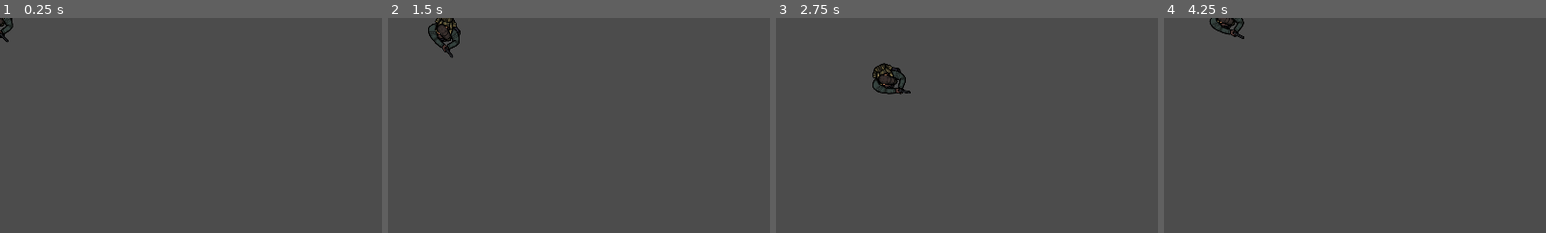
Above: before the commit, frames 1-4 (left to right).
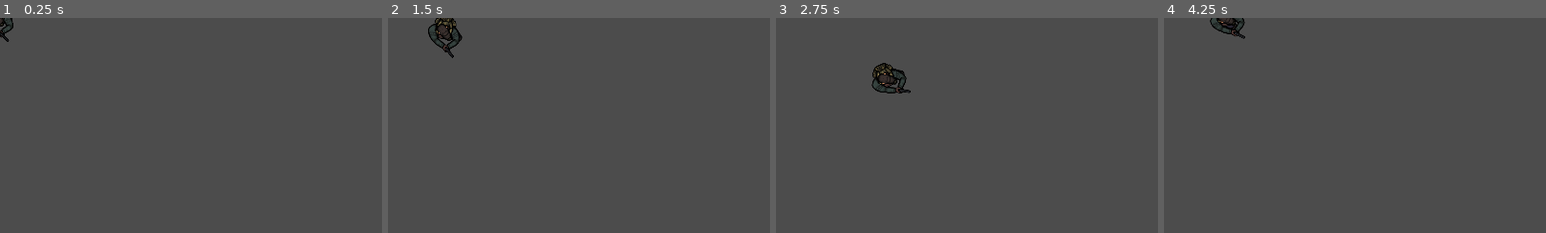
Above: after the commit, the same moments.

Repository: Gui-dev/topdownshooter
Game: Godot game, scene res://scenes/player/player.tscn
Two runs of this game, one before a commit and one after it. Both use one fixed random seed, a clock stepped at 60 frames per second and the inputs below. The project has no main scene, so this scene is started directly.
Inputs (mouse positions are % of the whole screen's width and height, from its top left):
- Up to frame 1 (0.25 s): no input
- Up to frame 2 (1.5 s): tap Enter at 0.5 s; move the mouse to (72, 45) at 0.52 s; hold Right (ui_right) 0.53-1.28 s; move the mouse to (30, 55) at 1.27 s; hold Down (ui_down) from 1.28 s (still down)
- Up to frame 3 (2.75 s): move the mouse to (60, 28) at 2.02 s; release Down (ui_down) at 2.03 s; hold Right (ui_right) from 2.03 s (still down)
- Up to frame 4 (4.25 s): move the mouse to (45, 70) at 2.77 s; release Right (ui_right) at 2.78 s; hold Up (ui_up) 2.78-3.53 s; move the mouse to (80, 65) at 3.52 s; hold Left (ui_left) from 3.53 s (still down)
The pictures show only the part of the screen within x 0-50%, y 0-50%; the shares and areas given below are measured in that part.

The runs differ from the first frame. In frame 1, less than 0.1% of the frame differs, in the area x 0-4%, y 0-12%; in frame 2, 0.3%; in frame 3, 0.3%, in the area x 25-36%, y 20-36%; in frame 4, 0.2%.

Commit message:
feat: add helper function _animations

Diff:
--- a/scenes/player/player.tscn
+++ b/scenes/player/player.tscn
@@ -1,11 +1,221 @@
-[gd_scene load_steps=5 format=2]
+[gd_scene load_steps=82 format=2]
 
 [ext_resource path="res://assets/characters/player/feet/idle/survivor-idle_0.png" type="Texture" id=1]
 [ext_resource path="res://assets/characters/player/handgun/idle/survivor-idle_handgun_0.png" type="Texture" id=2]
 [ext_resource path="res://scripts/player/player.gd" type="Script" id=3]
+[ext_resource path="res://assets/characters/player/feet/walk/survivor-walk_7.png" type="Texture" id=4]
+[ext_resource path="res://assets/characters/player/feet/walk/survivor-walk_6.png" type="Texture" id=5]
+[ext_resource path="res://assets/characters/player/feet/walk/survivor-walk_4.png" type="Texture" id=6]
+[ext_resource path="res://assets/characters/player/feet/walk/survivor-walk_0.png" type="Texture" id=7]
+[ext_resource path="res://assets/characters/player/feet/walk/survivor-walk_2.png" type="Texture" id=8]
+[ext_resource path="res://assets/characters/player/feet/walk/survivor-walk_5.png" type="Texture" id=9]
+[ext_resource path="res://assets/characters/player/feet/walk/survivor-walk_3.png" type="Texture" id=10]
+[ext_resource path="res://assets/characters/player/feet/walk/survivor-walk_9.png" type="Texture" id=11]
+[ext_resource path="res://assets/characters/player/feet/walk/survivor-walk_1.png" type="Texture" id=12]
+[ext_resource path="res://assets/characters/player/feet/walk/survivor-walk_12.png" type="Texture" id=13]
+[ext_resource path="res://assets/characters/player/feet/walk/survivor-walk_11.png" type="Texture" id=14]
+[ext_resource path="res://assets/characters/player/feet/walk/survivor-walk_14.png" type="Texture" id=15]
+[ext_resource path="res://assets/characters/player/feet/walk/survivor-walk_17.png" type="Texture" id=16]
+[ext_resource path="res://assets/characters/player/feet/walk/survivor-walk_8.png" type="Texture" id=17]
+[ext_resource path="res://assets/characters/player/feet/walk/survivor-walk_10.png" type="Texture" id=18]
+[ext_resource path="res://assets/characters/player/feet/walk/survivor-walk_18.png" type="Texture" id=19]
+[ext_resource path="res://assets/characters/player/feet/walk/survivor-walk_13.png" type="Texture" id=20]
+[ext_resource path="res://assets/characters/player/feet/walk/survivor-walk_15.png" type="Texture" id=21]
+[ext_resource path="res://assets/characters/player/feet/walk/survivor-walk_16.png" type="Texture" id=22]
+[ext_resource path="res://assets/characters/player/feet/walk/survivor-walk_19.png" type="Texture" id=23]
+[ext_resource path="res://assets/characters/player/handgun/idle/survivor-idle_handgun_15.png" type="Texture" id=24]
+[ext_resource path="res://assets/characters/player/handgun/idle/survivor-idle_handgun_17.png" type="Texture" id=25]
+[ext_resource path="res://assets/characters/player/handgun/idle/survivor-idle_handgun_16.png" type="Texture" id=26]
+[ext_resource path="res://assets/characters/player/handgun/idle/survivor-idle_handgun_10.png" type="Texture" id=27]
+[ext_resource path="res://assets/characters/player/handgun/idle/survivor-idle_handgun_5.png" type="Texture" id=28]
+[ext_resource path="res://assets/characters/player/handgun/idle/survivor-idle_handgun_1.png" type="Texture" id=29]
+[ext_resource path="res://assets/characters/player/handgun/idle/survivor-idle_handgun_18.png" type="Texture" id=30]
+[ext_resource path="res://assets/characters/player/handgun/idle/survivor-idle_handgun_19.png" type="Texture" id=31]
+[ext_resource path="res://assets/characters/player/handgun/idle/survivor-idle_handgun_6.png" type="Texture" id=32]
+[ext_resource path="res://assets/characters/player/handgun/idle/survivor-idle_handgun_7.png" type="Texture" id=33]
+[ext_resource path="res://assets/characters/player/handgun/idle/survivor-idle_handgun_2.png" type="Texture" id=34]
+[ext_resource path="res://assets/characters/player/handgun/idle/survivor-idle_handgun_3.png" type="Texture" id=35]
+[ext_resource path="res://assets/characters/player/handgun/idle/survivor-idle_handgun_14.png" type="Texture" id=36]
+[ext_resource path="res://assets/characters/player/handgun/idle/survivor-idle_handgun_8.png" type="Texture" id=37]
+[ext_resource path="res://assets/characters/player/handgun/idle/survivor-idle_handgun_11.png" type="Texture" id=38]
+[ext_resource path="res://assets/characters/player/handgun/idle/survivor-idle_handgun_4.png" type="Texture" id=39]
+[ext_resource path="res://assets/characters/player/handgun/idle/survivor-idle_handgun_9.png" type="Texture" id=40]
+[ext_resource path="res://assets/characters/player/handgun/idle/survivor-idle_handgun_13.png" type="Texture" id=41]
+[ext_resource path="res://assets/characters/player/handgun/idle/survivor-idle_handgun_12.png" type="Texture" id=42]
+[ext_resource path="res://assets/characters/player/handgun/move/survivor-move_handgun_13.png" type="Texture" id=43]
+[ext_resource path="res://assets/characters/player/handgun/move/survivor-move_handgun_2.png" type="Texture" id=44]
+[ext_resource path="res://assets/characters/player/handgun/move/survivor-move_handgun_1.png" type="Texture" id=45]
+[ext_resource path="res://assets/characters/player/handgun/move/survivor-move_handgun_8.png" type="Texture" id=46]
+[ext_resource path="res://assets/characters/player/handgun/move/survivor-move_handgun_0.png" type="Texture" id=47]
+[ext_resource path="res://assets/characters/player/handgun/move/survivor-move_handgun_6.png" type="Texture" id=48]
+[ext_resource path="res://assets/characters/player/handgun/move/survivor-move_handgun_5.png" type="Texture" id=49]
+[ext_resource path="res://assets/characters/player/handgun/move/survivor-move_handgun_3.png" type="Texture" id=50]
+[ext_resource path="res://assets/characters/player/handgun/move/survivor-move_handgun_4.png" type="Texture" id=51]
+[ext_resource path="res://assets/characters/player/handgun/move/survivor-move_handgun_9.png" type="Texture" id=52]
+[ext_resource path="res://assets/characters/player/handgun/move/survivor-move_handgun_7.png" type="Texture" id=53]
+[ext_resource path="res://assets/characters/player/handgun/move/survivor-move_handgun_15.png" type="Texture" id=54]
+[ext_resource path="res://assets/characters/player/handgun/move/survivor-move_handgun_11.png" type="Texture" id=55]
+[ext_resource path="res://assets/characters/player/handgun/move/survivor-move_handgun_10.png" type="Texture" id=56]
+[ext_resource path="res://assets/characters/player/handgun/move/survivor-move_handgun_12.png" type="Texture" id=57]
+[ext_resource path="res://assets/characters/player/handgun/move/survivor-move_handgun_14.png" type="Texture" id=58]
+[ext_resource path="res://assets/characters/player/handgun/move/survivor-move_handgun_17.png" type="Texture" id=59]
+[ext_resource path="res://assets/characters/player/handgun/move/survivor-move_handgun_16.png" type="Texture" id=60]
+[ext_resource path="res://assets/characters/player/handgun/move/survivor-move_handgun_18.png" type="Texture" id=61]
+[ext_resource path="res://assets/characters/player/handgun/move/survivor-move_handgun_19.png" type="Texture" id=62]
 
 [sub_resource type="CircleShape2D" id=1]
 radius = 36.3456
+
+[sub_resource type="Animation" id=2]
+length = 0.001
+tracks/0/type = "value"
+tracks/0/path = NodePath(".:texture")
+tracks/0/interp = 1
+tracks/0/loop_wrap = true
+tracks/0/imported = false
+tracks/0/enabled = true
+tracks/0/keys = {
+"times": PoolRealArray( 0 ),
+"transitions": PoolRealArray( 1 ),
+"update": 0,
+"values": [ ExtResource( 1 ) ]
+}
+
+[sub_resource type="Animation" id=3]
+resource_name = "idle"
+length = 0.1
+tracks/0/type = "value"
+tracks/0/path = NodePath(".:texture")
+tracks/0/interp = 1
+tracks/0/loop_wrap = true
+tracks/0/imported = false
+tracks/0/enabled = true
+tracks/0/keys = {
+"times": PoolRealArray( 0 ),
+"transitions": PoolRealArray( 1 ),
+"update": 1,
+"values": [ ExtResource( 1 ) ]
+}
+
+[sub_resource type="Animation" id=4]
+resource_name = "walk"
+length = 0.6
+loop = true
+step = 0.03
+tracks/0/type = "value"
+tracks/0/path = NodePath(".:texture")
+tracks/0/interp = 1
+tracks/0/loop_wrap = true
+tracks/0/imported = false
+tracks/0/enabled = true
+tracks/0/keys = {
+"times": PoolRealArray( 0, 0.03, 0.06, 0.09, 0.12, 0.15, 0.18, 0.21, 0.24, 0.27, 0.3, 0.33, 0.36, 0.39, 0.42, 0.45, 0.48, 0.51, 0.54, 0.57 ),
+"transitions": PoolRealArray( 1, 1, 1, 1, 1, 1, 1, 1, 1, 1, 1, 1, 1, 1, 1, 1, 1, 1, 1, 1 ),
+"update": 1,
+"values": [ ExtResource( 7 ), ExtResource( 12 ), ExtResource( 8 ), ExtResource( 10 ), ExtResource( 6 ), ExtResource( 9 ), ExtResource( 5 ), ExtResource( 4 ), ExtResource( 17 ), ExtResource( 11 ), ExtResource( 18 ), ExtResource( 14 ), ExtResource( 13 ), ExtResource( 20 ), ExtResource( 15 ), ExtResource( 21 ), ExtResource( 22 ), ExtResource( 16 ), ExtResource( 19 ), ExtResource( 23 ) ]
+}
+
+[sub_resource type="AnimationNodeAnimation" id=8]
+animation = "idle"
+
+[sub_resource type="AnimationNodeAnimation" id=9]
+animation = "walk"
+
+[sub_resource type="AnimationNodeAnimation" id=10]
+animation = "walk"
+
+[sub_resource type="AnimationNodeAnimation" id=11]
+animation = "walk"
+
+[sub_resource type="AnimationNodeAnimation" id=12]
+animation = "walk"
+
+[sub_resource type="AnimationNodeBlendSpace2D" id=13]
+blend_point_0/node = SubResource( 8 )
+blend_point_0/pos = Vector2( 0, 0 )
+blend_point_1/node = SubResource( 9 )
+blend_point_1/pos = Vector2( 1, 0 )
+blend_point_2/node = SubResource( 10 )
+blend_point_2/pos = Vector2( -1, 0 )
+blend_point_3/node = SubResource( 11 )
+blend_point_3/pos = Vector2( 0, 1 )
+blend_point_4/node = SubResource( 12 )
+blend_point_4/pos = Vector2( 0, -1 )
+
+[sub_resource type="Animation" id=5]
+length = 0.001
+tracks/0/type = "value"
+tracks/0/path = NodePath(".:texture")
+tracks/0/interp = 1
+tracks/0/loop_wrap = true
+tracks/0/imported = false
+tracks/0/enabled = true
+tracks/0/keys = {
+"times": PoolRealArray( 0 ),
+"transitions": PoolRealArray( 1 ),
+"update": 0,
+"values": [ ExtResource( 2 ) ]
+}
+
+[sub_resource type="Animation" id=6]
+resource_name = "pistol_idle"
+length = 0.6
+loop = true
+step = 0.03
+tracks/0/type = "value"
+tracks/0/path = NodePath(".:texture")
+tracks/0/interp = 1
+tracks/0/loop_wrap = true
+tracks/0/imported = false
+tracks/0/enabled = true
+tracks/0/keys = {
+"times": PoolRealArray( 0, 0.03, 0.06, 0.09, 0.12, 0.15, 0.18, 0.21, 0.24, 0.27, 0.3, 0.33, 0.36, 0.39, 0.42, 0.45, 0.48, 0.51, 0.54, 0.57 ),
+"transitions": PoolRealArray( 1, 1, 1, 1, 1, 1, 1, 1, 1, 1, 1, 1, 1, 1, 1, 1, 1, 1, 1, 1 ),
+"update": 1,
+"values": [ ExtResource( 2 ), ExtResource( 29 ), ExtResource( 34 ), ExtResource( 35 ), ExtResource( 39 ), ExtResource( 28 ), ExtResource( 32 ), ExtResource( 33 ), ExtResource( 37 ), ExtResource( 40 ), ExtResource( 27 ), ExtResource( 38 ), ExtResource( 42 ), ExtResource( 41 ), ExtResource( 36 ), ExtResource( 24 ), ExtResource( 26 ), ExtResource( 25 ), ExtResource( 30 ), ExtResource( 31 ) ]
+}
+
+[sub_resource type="Animation" id=7]
+resource_name = "pistol_walk"
+length = 0.6
+loop = true
+step = 0.03
+tracks/0/type = "value"
+tracks/0/path = NodePath(".:texture")
+tracks/0/interp = 1
+tracks/0/loop_wrap = true
+tracks/0/imported = false
+tracks/0/enabled = true
+tracks/0/keys = {
+"times": PoolRealArray( 0, 0.03, 0.06, 0.09, 0.12, 0.15, 0.18, 0.21, 0.24, 0.27, 0.3, 0.33, 0.36, 0.39, 0.42, 0.45, 0.48, 0.51, 0.54, 0.57 ),
+"transitions": PoolRealArray( 1, 1, 1, 1, 1, 1, 1, 1, 1, 1, 1, 1, 1, 1, 1, 1, 1, 1, 1, 1 ),
+"update": 1,
+"values": [ ExtResource( 47 ), ExtResource( 45 ), ExtResource( 44 ), ExtResource( 50 ), ExtResource( 51 ), ExtResource( 49 ), ExtResource( 48 ), ExtResource( 53 ), ExtResource( 46 ), ExtResource( 52 ), ExtResource( 56 ), ExtResource( 55 ), ExtResource( 57 ), ExtResource( 43 ), ExtResource( 58 ), ExtResource( 54 ), ExtResource( 60 ), ExtResource( 59 ), ExtResource( 61 ), ExtResource( 62 ) ]
+}
+
+[sub_resource type="AnimationNodeAnimation" id=14]
+animation = "pistol_idle"
+
+[sub_resource type="AnimationNodeAnimation" id=15]
+animation = "pistol_walk"
+
+[sub_resource type="AnimationNodeAnimation" id=16]
+animation = "pistol_walk"
+
+[sub_resource type="AnimationNodeBlendSpace1D" id=17]
+blend_point_0/node = SubResource( 14 )
+blend_point_0/pos = 0.0
+blend_point_1/node = SubResource( 15 )
+blend_point_1/pos = 1.0
+blend_point_2/node = SubResource( 16 )
+blend_point_2/pos = -1.0
+
+[sub_resource type="AnimationNodeStateMachine" id=18]
+states/pistol/node = SubResource( 17 )
+states/pistol/position = Vector2( 163, 88.3333 )
+start_node = "pistol"
+
+[sub_resource type="AnimationNodeStateMachinePlayback" id=19]
 
 [node name="Player" type="KinematicBody2D"]
 script = ExtResource( 3 )
@@ -20,5 +230,28 @@
 [node name="legs" type="Sprite" parent="sprites"]
 texture = ExtResource( 1 )
 
+[node name="animation" type="AnimationPlayer" parent="sprites/legs"]
+anims/RESET = SubResource( 2 )
+anims/idle = SubResource( 3 )
+anims/walk = SubResource( 4 )
+
+[node name="AnimationTree" type="AnimationTree" parent="sprites/legs"]
+tree_root = SubResource( 13 )
+anim_player = NodePath("../animation")
+active = true
+parameters/blend_position = Vector2( 0, 0 )
+
 [node name="body" type="Sprite" parent="sprites"]
-texture = ExtResource( 2 )
+texture = ExtResource( 27 )
+
+[node name="animation" type="AnimationPlayer" parent="sprites/body"]
+anims/RESET = SubResource( 5 )
+anims/pistol_idle = SubResource( 6 )
+anims/pistol_walk = SubResource( 7 )
+
+[node name="AnimationTree" type="AnimationTree" parent="sprites/body"]
+tree_root = SubResource( 18 )
+anim_player = NodePath("../animation")
+active = true
+parameters/playback = SubResource( 19 )
+parameters/pistol/blend_position = 0
--- a/scripts/player/player.gd
+++ b/scripts/player/player.gd
@@ -4,6 +4,10 @@
 
 var speed: float = 200.0
 var motion_velocity: Vector2 = Vector2.ZERO
+var weapon: String = 'pistol'
+onready var animation_legs: AnimationTree = $sprites/legs/AnimationTree
+onready var animation_body: AnimationTree = $sprites/body/AnimationTree
+onready var animation_node: AnimationNodeStateMachinePlayback = animation_body.get('parameters/playback')
 
 
 func _process(delta: float) -> void:
@@ -13,7 +17,13 @@
   else:
     motion_velocity = motion_velocity.move_toward(Vector2.ZERO, speed)
   look_at(get_global_mouse_position())
+  _animations()
 
 
 func _physics_process(delta: float) -> void:
   motion_velocity = move_and_slide(motion_velocity)
+
+
+func _animations() -> void:
+  animation_legs.set('parameters/blend_position', motion_velocity)
+  animation_body.set('parameters/%s/blend_position' % weapon, motion_velocity.angle())
